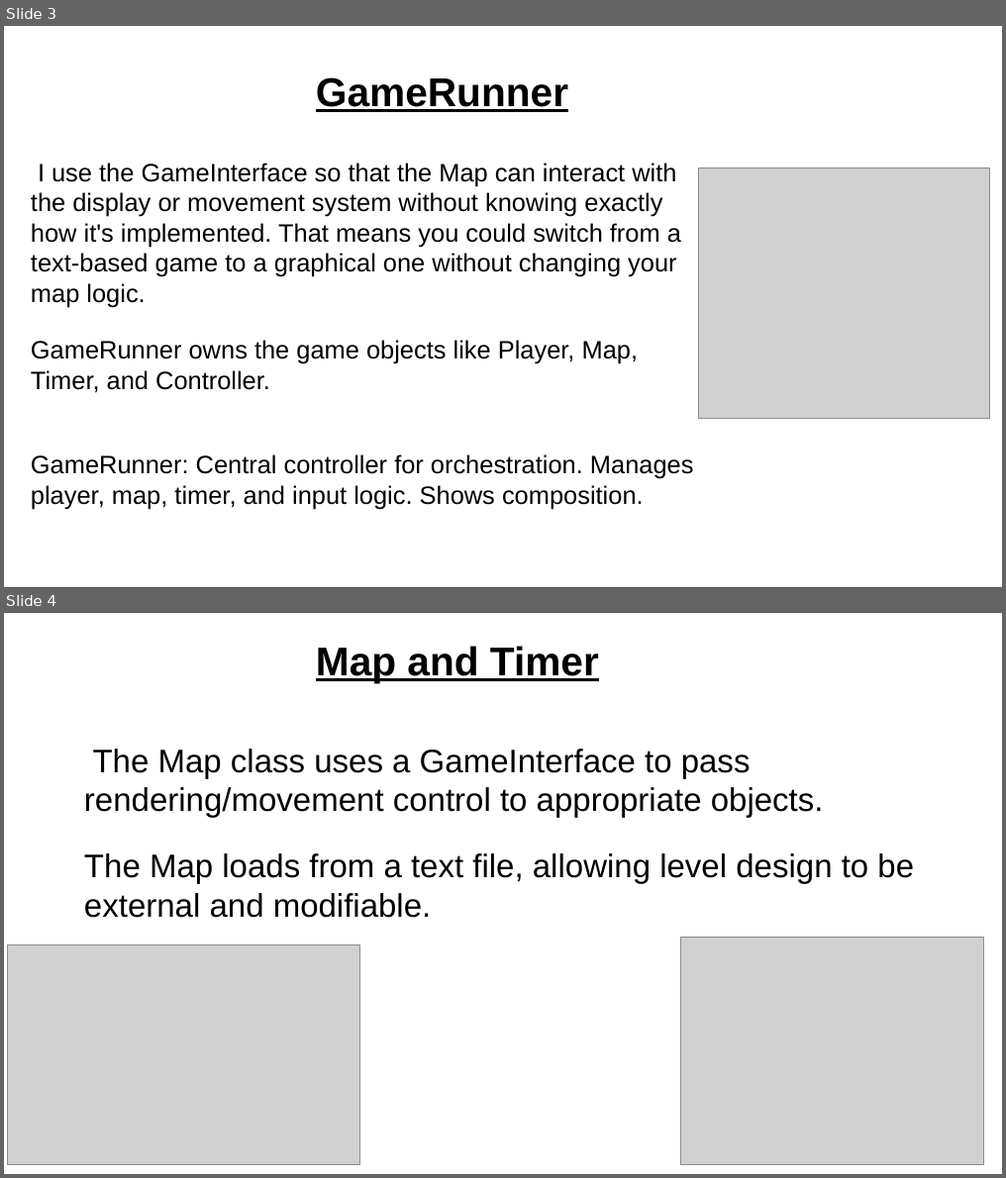
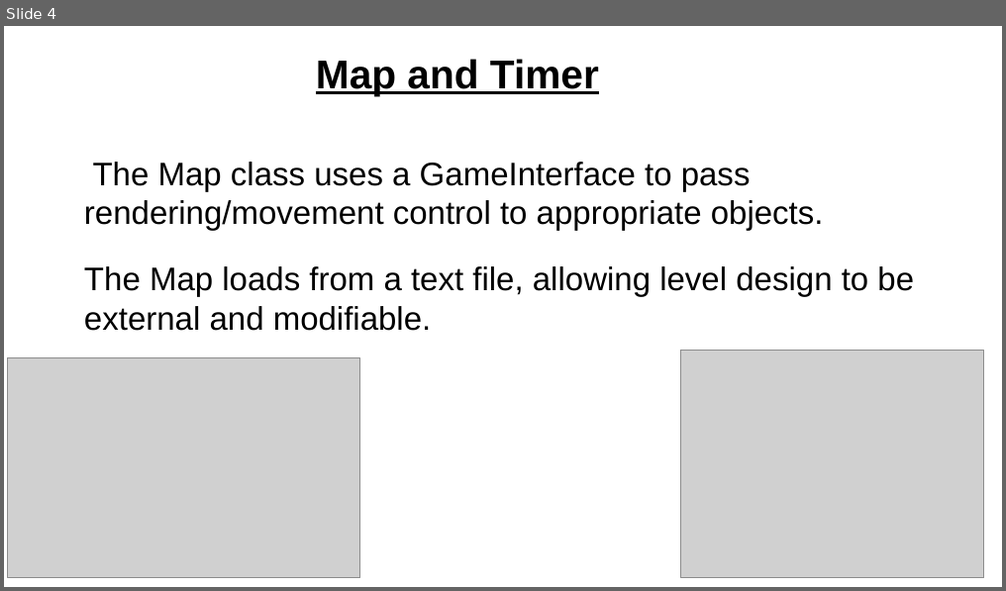
Before and after one commit to tellmon/2D-side-scroller, a slide deck: powerPoint.odp. Shown one above the other, each under a label of ours: slides 3 and 4 before the commit, slide 4 after it. The pictures are 1006x1178 and 1006x591 pixels, drawn with LibreOffice and Linux fonts; fonts in the diff are those of the drawing; grey boxes stand for pictures. Boxes give left, top, right and bottom in pixels: in the first picture for what was removed or moved away, otherwise in the second. Text is boxed around its words. In the diff, an @@ line names an element or a change of style, - is before the commit and + after.

```diff
--- a/powerPoint.odp
+++ b/powerPoint.odp
@@ slide 3 removed at (x1=4, y1=26, x2=1002, y2=587), background #FFFFFF @@
@@ text removed at (x1=316, y1=77, x2=568, y2=112) @@
-GameRunner
@@ text removed at (x1=31, y1=163, x2=694, y2=505) @@
-I use the GameInterface so that the Map can interact with the display or movement system without knowing exactly how it's implemented. That means you could switch from a text-based game to a graphical one without changing your map logic.
-GameRunner owns the game objects like Player, Map, Timer, and Controller.
-GameRunner: Central controller for orchestration. Manages player, map, timer, and input logic. Shows composition.
@@ picture removed at (x1=699, y1=169, x2=990, y2=418) @@
```
Also in this commit, not shown: 3 slides changed, 1 slide added, 3 other files.
